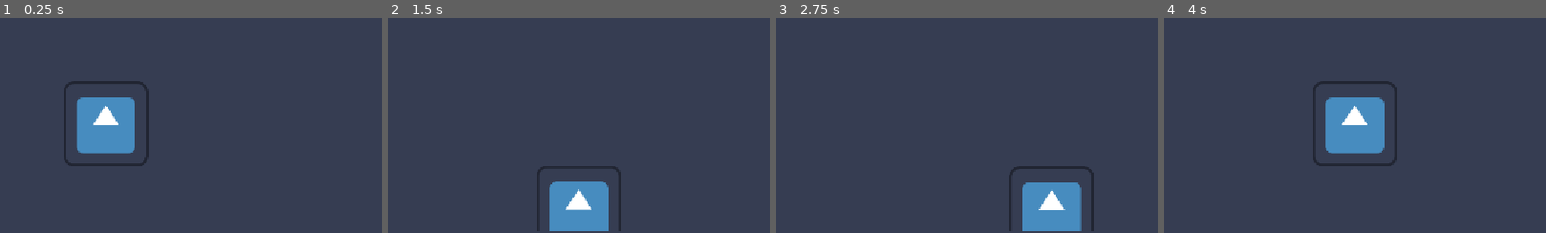
Above: before the commit, frames 1-4 (left to right).
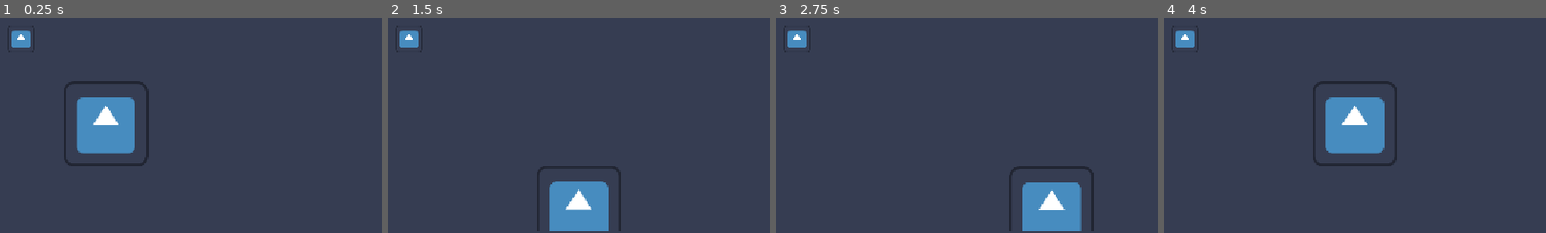
Above: after the commit, the same moments.

Repository: Vlad-935/Reflective-Trust
Game: Godot game, scene res://scenes/root.tscn
Two runs of this game, one before a commit and one after it. Both use one fixed random seed, a clock stepped at 60 frames per second and the inputs below. The engine's default icon, where the game draws it, is replaced by a stand-in: a white triangle on a blue panel in a dark square.
Inputs:
- Up to frame 1 (0.25 s): no input
- Up to frame 2 (1.5 s): tap Enter at 0.5 s; hold D (move right) 0.53-1.28 s; tap Space at 1.25 s; hold S (move down) from 1.28 s (still down)
- Up to frame 3 (2.75 s): tap Enter at 2 s; release S (move down) at 2.03 s; hold D (move right) from 2.03 s (still down)
- Up to frame 4 (4 s): tap Space at 2.75 s; release D (move right) at 2.78 s; hold W (move up) 2.78-3.53 s; tap Enter at 3.5 s; hold A (move left) from 3.53 s (still down)
The pictures show only the part of the screen within x 47-97%, y 45-95%; the shares and areas given below are measured in that part.

The runs differ from the first frame. In frame 1, 0.5% of the frame differs, in the area x 2-9%, y 3-16%; in frame 2, 0.5%; in frame 3, 0.5%; in frame 4, 0.5%.

Commit message:
Added moveable object that can be pushed by player

Diff:
--- a/reflective-trust/project.godot
+++ b/reflective-trust/project.godot
@@ -51,6 +51,7 @@
 
 2d_physics/layer_1="Player"
 2d_physics/layer_2="Walls"
+2d_physics/layer_3="Moveable Objects"
 
 [physics]
 
--- /dev/null
+++ b/reflective-trust/scenes/moveable_object.tscn
@@ -0,0 +1,32 @@
+[gd_scene format=3 uid="uid://bvkyebfwai1k0"]
+
+[ext_resource type="Texture2D" uid="uid://7cbcocytpax0" path="res://icon.svg" id="1_fygij"]
+[ext_resource type="Script" uid="uid://d0ow13ofspu1h" path="res://scripts/moveable_object.gd" id="1_sbsyn"]
+
+[sub_resource type="RectangleShape2D" id="RectangleShape2D_ijygm"]
+
+[node name="Moveable_Object" type="StaticBody2D" unique_id=1409220653]
+collision_layer = 4
+collision_mask = 7
+script = ExtResource("1_sbsyn")
+
+[node name="Sprite2D" type="Sprite2D" parent="." unique_id=1984777450]
+scale = Vector2(0.15625, 0.15625)
+texture = ExtResource("1_fygij")
+
+[node name="CollisionShape2D" type="CollisionShape2D" parent="." unique_id=1523430818]
+shape = SubResource("RectangleShape2D_ijygm")
+
+[node name="Raycasts" type="Node2D" parent="." unique_id=2044226716]
+
+[node name="Right" type="RayCast2D" parent="Raycasts" unique_id=366161562]
+target_position = Vector2(45, 0)
+
+[node name="Left" type="RayCast2D" parent="Raycasts" unique_id=1480822929]
+target_position = Vector2(-45, 0)
+
+[node name="Up" type="RayCast2D" parent="Raycasts" unique_id=1517845490]
+target_position = Vector2(0, -45)
+
+[node name="Down" type="RayCast2D" parent="Raycasts" unique_id=327603760]
+target_position = Vector2(0, 45)
--- a/reflective-trust/scenes/player.tscn
+++ b/reflective-trust/scenes/player.tscn
@@ -21,6 +21,7 @@
 size = Vector2(64, 64)
 
 [node name="Player" type="CharacterBody2D" unique_id=2030126838]
+collision_mask = 5
 script = ExtResource("1_v6fml")
 
 [node name="AnimatedSprite2D" type="AnimatedSprite2D" parent="." unique_id=587307255]
--- a/reflective-trust/scenes/root.tscn
+++ b/reflective-trust/scenes/root.tscn
@@ -2,6 +2,7 @@
 
 [ext_resource type="PackedScene" uid="uid://efy270suy001" path="res://scenes/player.tscn" id="1_j5px3"]
 [ext_resource type="Texture2D" uid="uid://7cbcocytpax0" path="res://icon.svg" id="2_twpsu"]
+[ext_resource type="PackedScene" uid="uid://bvkyebfwai1k0" path="res://scenes/moveable_object.tscn" id="3_lrqlo"]
 
 [sub_resource type="TileSetAtlasSource" id="TileSetAtlasSource_lrqlo"]
 texture = ExtResource("2_twpsu")
@@ -102,7 +103,11 @@
 zoom = Vector2(2, 2)
 
 [node name="Player" parent="." unique_id=2030126838 instance=ExtResource("1_j5px3")]
+unique_name_in_owner = true
 
 [node name="TileMapLayer" type="TileMapLayer" parent="." unique_id=980813395]
 tile_map_data = PackedByteArray("AADu//b/AAAAAAAAAAARAPb/AAAHAAAAAAARAAkAAAAHAAcAAADu/wkAAAAAAAcAAADv//b/AAABAAAAAADw// …(1648 unchanged characters)…
 tile_set = SubResource("TileSet_ijygm")
+
+[node name="Moveable_Object" parent="." unique_id=1988248084 instance=ExtResource("3_lrqlo")]
+position = Vector2(-72, 0)
--- /dev/null
+++ b/reflective-trust/scripts/moveable_object.gd
@@ -0,0 +1,37 @@
+extends StaticBody2D
+
+const STEP = 64
+const INITIAL_POSITION = Vector2.ZERO
+
+var is_moving: bool = false
+
+@onready var Player: CharacterBody2D = get_parent().get_node("Player")
+
+# Called when the node enters the scene tree for the first time.
+func _ready() -> void:
+	position = INITIAL_POSITION
+	pass # Replace with function body.
+
+
+# Called every frame. 'delta' is the elapsed time since the previous frame.
+func _process(_delta: float) -> void:
+	if Player.direction == Vector2.ZERO:
+		is_moving = false
+
+	if is_moving:
+		return
+
+	if $Raycasts/Right.is_colliding() and Player.direction == Vector2(-1,0):
+		position += Player.direction * STEP
+		is_moving = true
+	elif $Raycasts/Left.is_colliding() and Player.direction == Vector2(1,0):
+		position += Player.direction * STEP
+		is_moving = true
+	elif $Raycasts/Up.is_colliding() and Player.direction == Vector2(0,1):
+		position += Player.direction * STEP
+		is_moving = true
+	elif $Raycasts/Down.is_colliding() and Player.direction == Vector2(0,-1):
+		position += Player.direction * STEP
+		is_moving = true
+
+	pass
--- a/reflective-trust/scripts/player_movement.gd
+++ b/reflective-trust/scripts/player_movement.gd
@@ -6,7 +6,6 @@
 const MOVE_DURATION = 0.3
 
 var direction: Vector2 = Vector2.ZERO
-var is_moving: bool = false
 
 @onready var Sprite: AnimatedSprite2D = get_node("AnimatedSprite2D")
 
@@ -16,14 +15,8 @@
 func _physics_process(_delta: float) -> void:
 	_get_direction()
 
-	_handle_movement_buffer()
 	_move_player()
 
-
-func _handle_movement_buffer():
-	if is_moving:
-		await get_tree().create_timer(0.1).timeout
-		is_moving = false
 
 func _get_direction():
 	if Input.is_action_just_pressed("move left") and not $Raycasts/Right.is_colliding():
@@ -41,15 +34,10 @@
 	if direction == Vector2.ZERO:
 		return
 
-	if is_moving:
-		return
-
 	var distance = direction * STEP
 
 	global_position += distance
 	Sprite.global_position -= distance
 
 	var tween = create_tween()
-	tween.tween_property(Sprite, "global_position", global_position, MOVE_DURATION).set_trans(Tween.TRANS_EXPO).set_ease(Tween.EASE_OUT)
-
-	is_moving = true
+	tween.tween_property(Sprite, "global_position", self.global_position, MOVE_DURATION).set_trans(Tween.TRANS_EXPO).set_ease(Tween.EASE_OUT)
Not shown, added: reflective-trust/scripts/moveable_object.gd.uid
